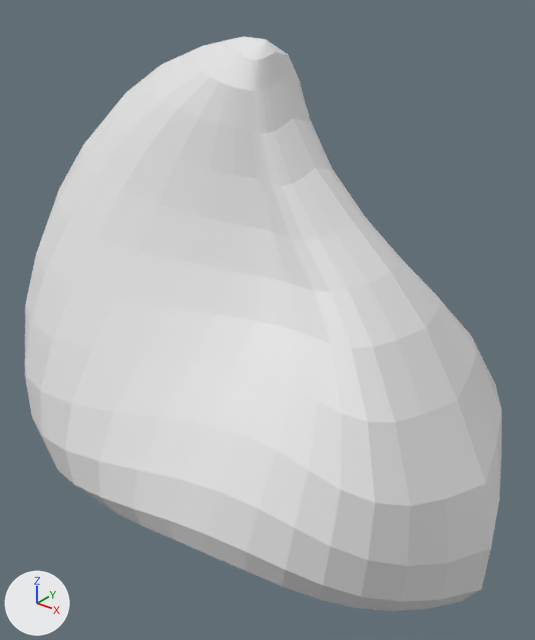
The glTF model MyMailVillageRethinked/ressources/meshes/attributes/noses/witch.glb, before and after one commit.
The view is the same before and after, from a 50 mm lens placed at (0.218, -0.287, 0.195), pointed at (-0.016, 0.005, 0.013). Lighting does not change. The marker at lower left points along +X, +Y and +Z. Vertices at the same position are counted once.
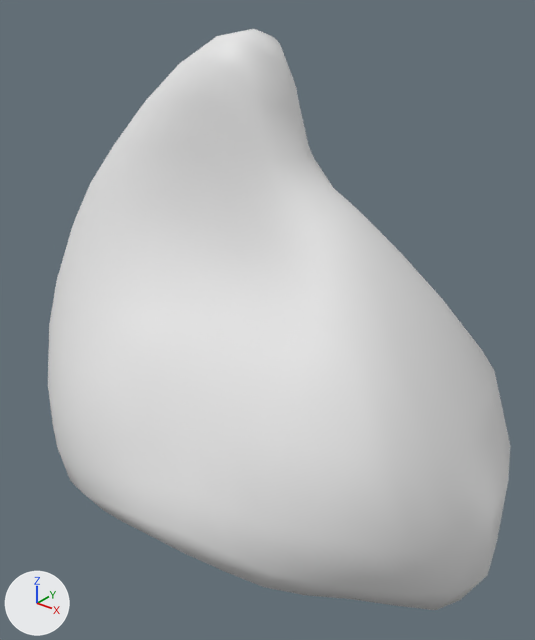
Changed parts and their boxes [x1, y1, x2, y2] in the pictures (535 x 640 px):
'Sphere', reshaped, rescaled
    before: [25, 36, 502, 611]
    after: [48, 29, 510, 610]

The change, as a diff of the scene's bpy script:
```diff
--- a/MyMailVillageRethinked/ressources/meshes/attributes/noses/witch.glb.py
+++ b/MyMailVillageRethinked/ressources/meshes/attributes/noses/witch.glb.py
@@ me_sphere_001 @@
 # used by ob_sphere; location = (0.0, 0.0, 0.0); scale = (0.211, 0.211, 0.211)
-me_sphere_001.from_pydata(...)  # 482 vertices, 960 faces; spans x -0.92..0.61, y -0.5..0.5, z -0.54..0.77
+me_sphere_001.from_pydata(...)  # 482 vertices, 960 faces; spans x -1.0..0.88, y -0.74..0.74, z -0.73..1.12
+# me_sphere_001 part 1: 482 of 482 vertices moved; they spanned x -0.92..0.61, y -0.5..0.5, z -0.54..0.77 and now span x -1.0..0.88, y -0.74..0.74, z -0.73..1.12; mean shift (-0.08, 0.0, 0.05); largest move (-0.03, -0.32, 0.1) -> (-0.26, -0.62, 0.07)
@@ ob_sphere @@
 ob_sphere.location = (0.0, 0.0, 0.0)
-ob_sphere.scale = (0.211, 0.211, 0.211)
+ob_sphere.scale = (0.148, 0.148, 0.148)
```
